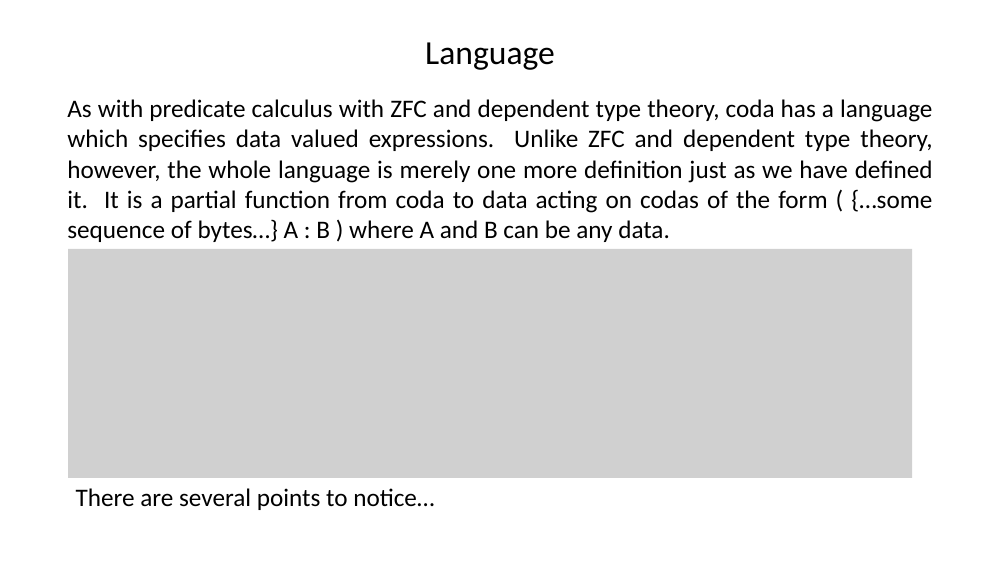
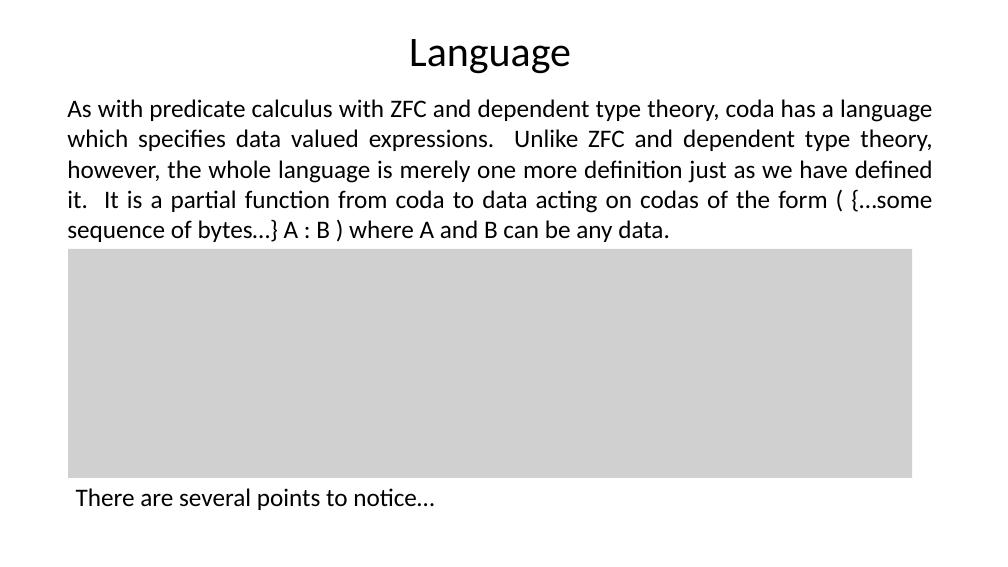
Before and after one commit to Saul-Youssef/coda, a slide deck: slide 11 of doc/talk/coda.pptx. Drawn at 1008x567 pixels with LibreOffice and Linux fonts; fonts in the diff are those of the drawing; grey boxes stand for pictures. Boxes give left, top, right and bottom in pixels: in the first picture for what was removed or moved away, otherwise in the second. Text is boxed around its words. In the diff, an @@ line names an element or a change of style, - is before the commit and + after.

```diff
--- a/doc/talk/coda.pptx
+++ b/doc/talk/coda.pptx
@@ text "Language" at (409, 39, 571, 74): size 32 to 40 pt @@
```
Also in this commit, not shown: 6 other slides changed, 6 slides added, 1 slide removed, 2 other files.
